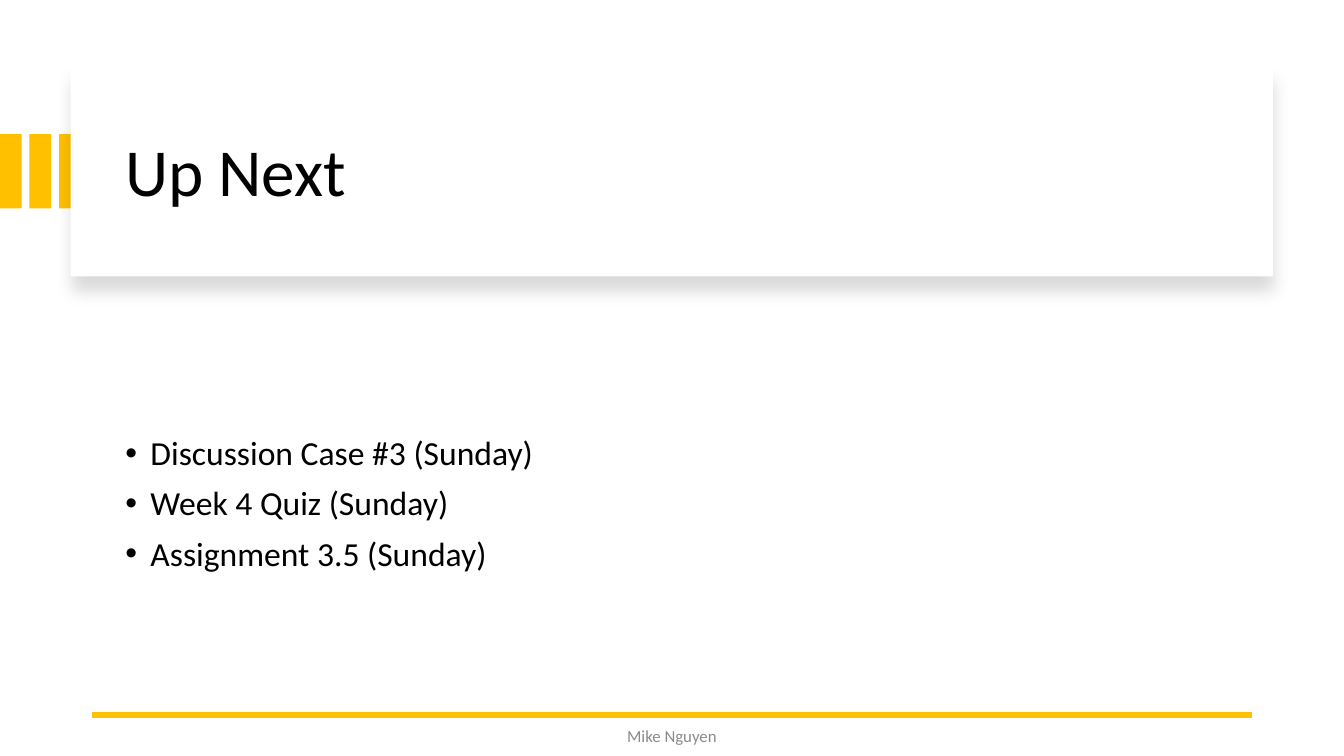
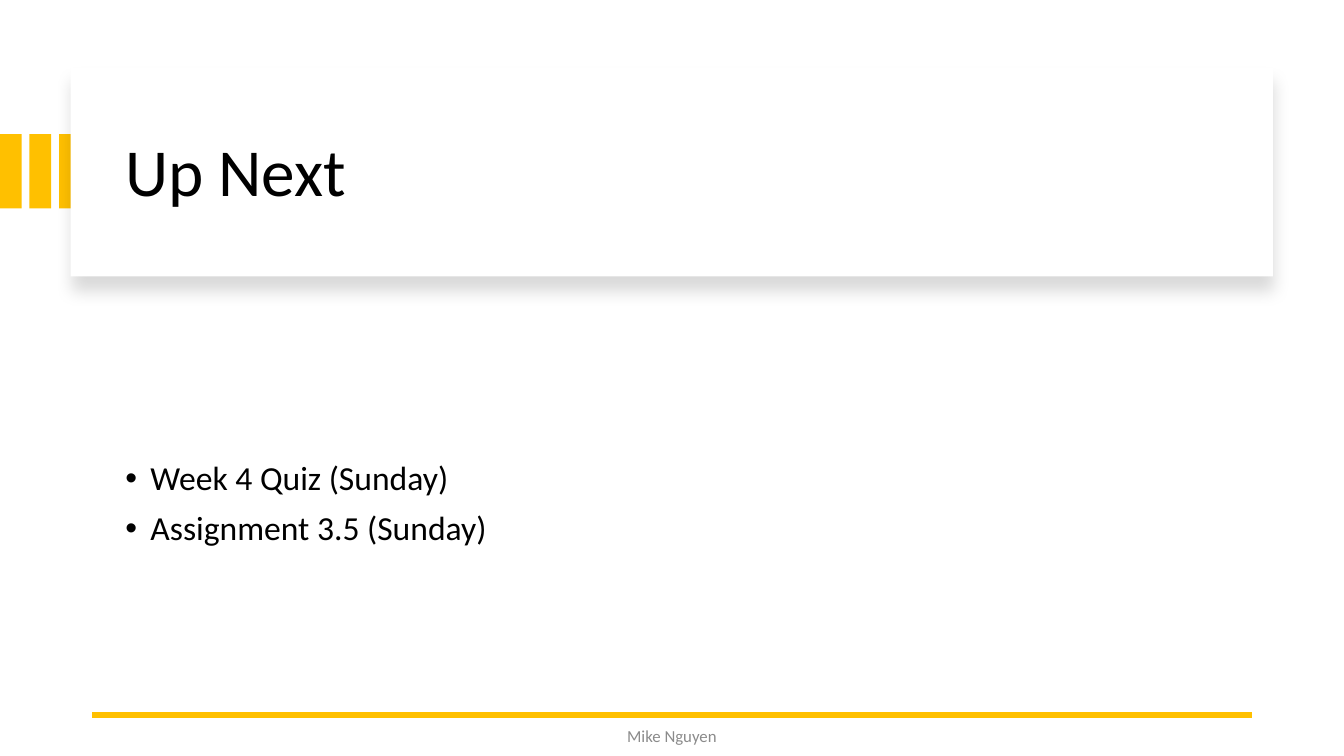
Before and after one commit to mikenguyen13/mar4050_S23_2, a slide deck: slide 38 of lectures/4/1_External Secondary Data_Causal Research.pptx (slide 36 before the commit). Drawn at 1344x756 pixels with LibreOffice and Linux fonts; fonts in the diff are those of the drawing. Boxes give left, top, right and bottom in pixels: in the first picture for what was removed or moved away, otherwise in the second. Text is boxed around its words. In the diff, an @@ line names an element or a change of style, - is before the commit and + after.

```diff
--- a/lectures/4/1_External Secondary Data_Causal Research.pptx
+++ b/lectures/4/1_External Secondary Data_Causal Research.pptx
@@ text at <box>150,440,533,471</box>: paragraph removed @@
-• Discussion Case #3 (Sunday)
```
Also in this commit, not shown: 5 other slides changed, 2 slides added, 2 other files.
